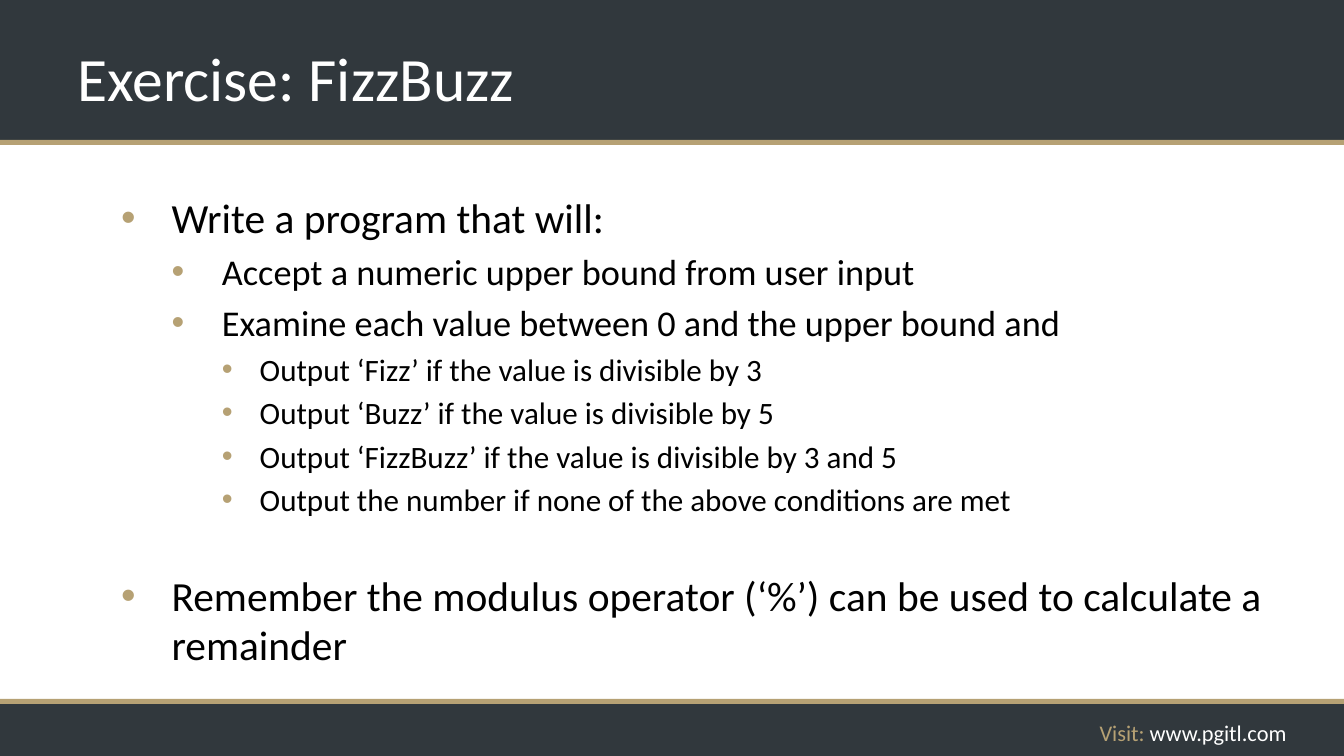
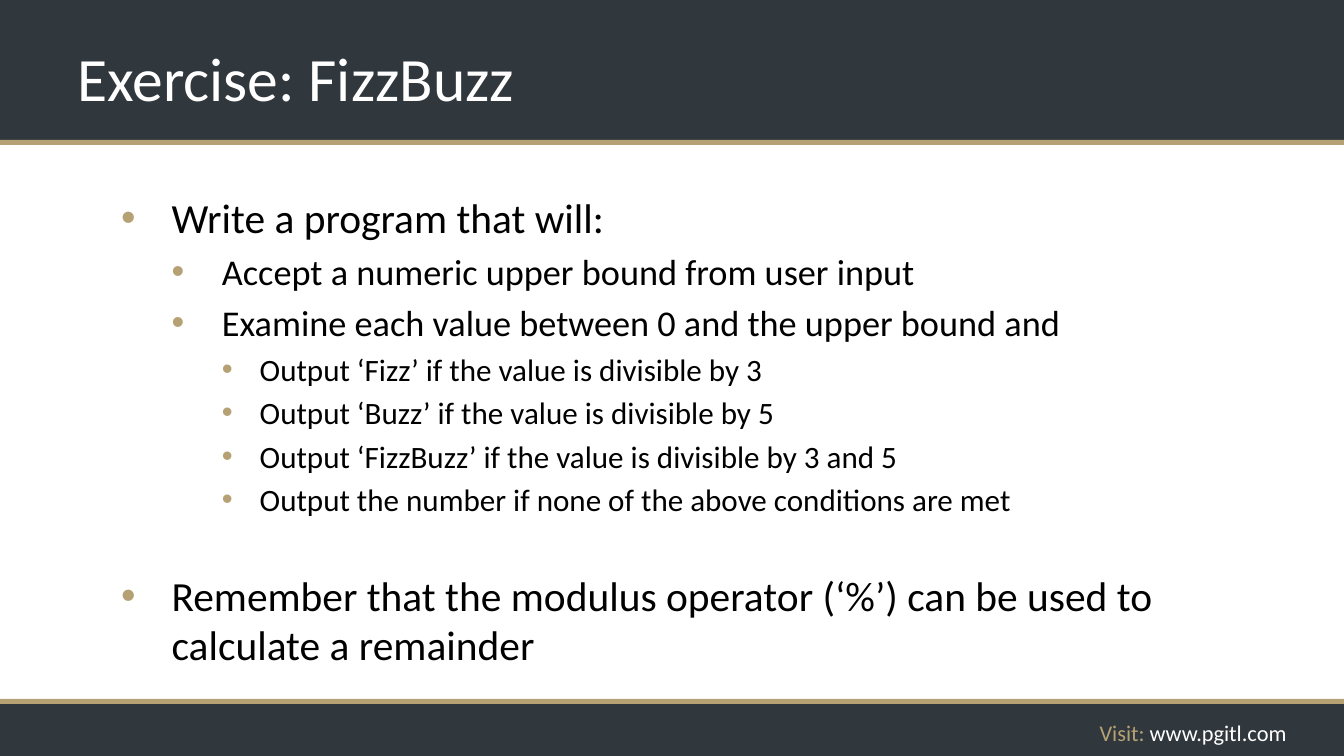
Before and after one commit to rikkouri/project-a, a slide deck: slide 104 of Programming Foundations.pptx. Drawn at 1344x756 pixels with LibreOffice and Linux fonts; fonts in the diff are those of the drawing; background and template pictures are left out. Boxes give left, top, right and bottom in pixels: in the first picture for what was removed or moved away, otherwise in the second. Text is boxed around its words. In the diff, an @@ line names an element or a change of style, - is before the commit and + after.

```diff
--- a/Programming Foundations.pptx
+++ b/Programming Foundations.pptx
@@ text at [172,582,1152,661]: text changed @@
-• Remember the modulus operator (‘%’) can be used to calculate a remainder
+• Remember that the modulus operator (‘%’) can be used to calculate a remainder
```
Also in this commit, not shown: 6 other slides changed, 4 slides added, 2 slides removed.
